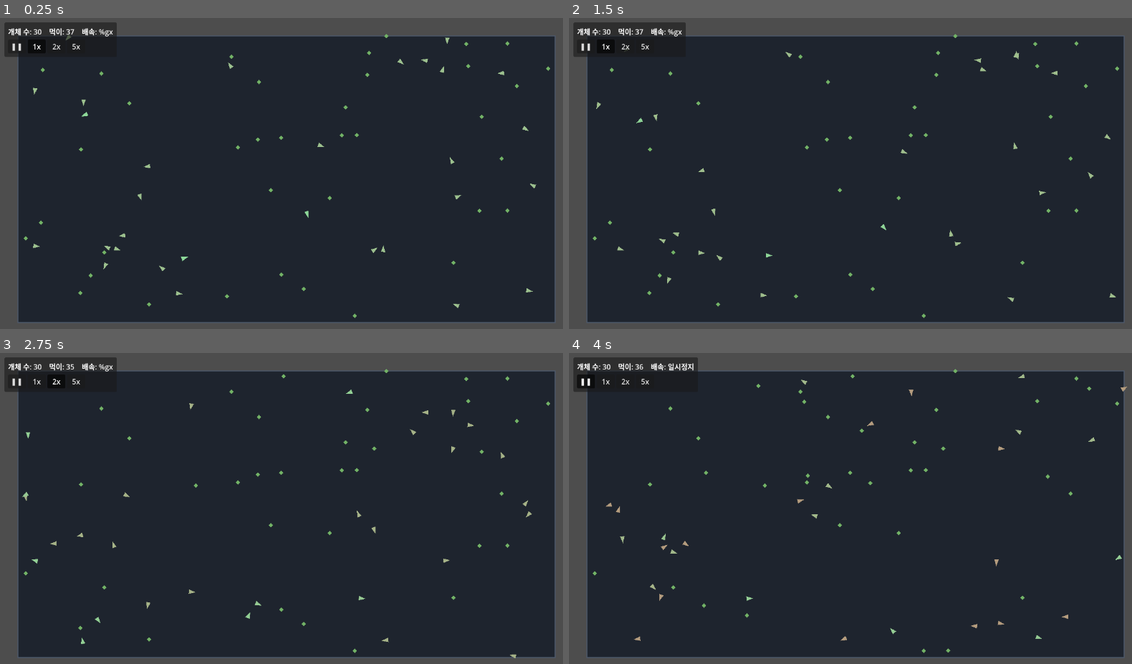
Above: before the commit, frames 1-4 (two rows, left to right).
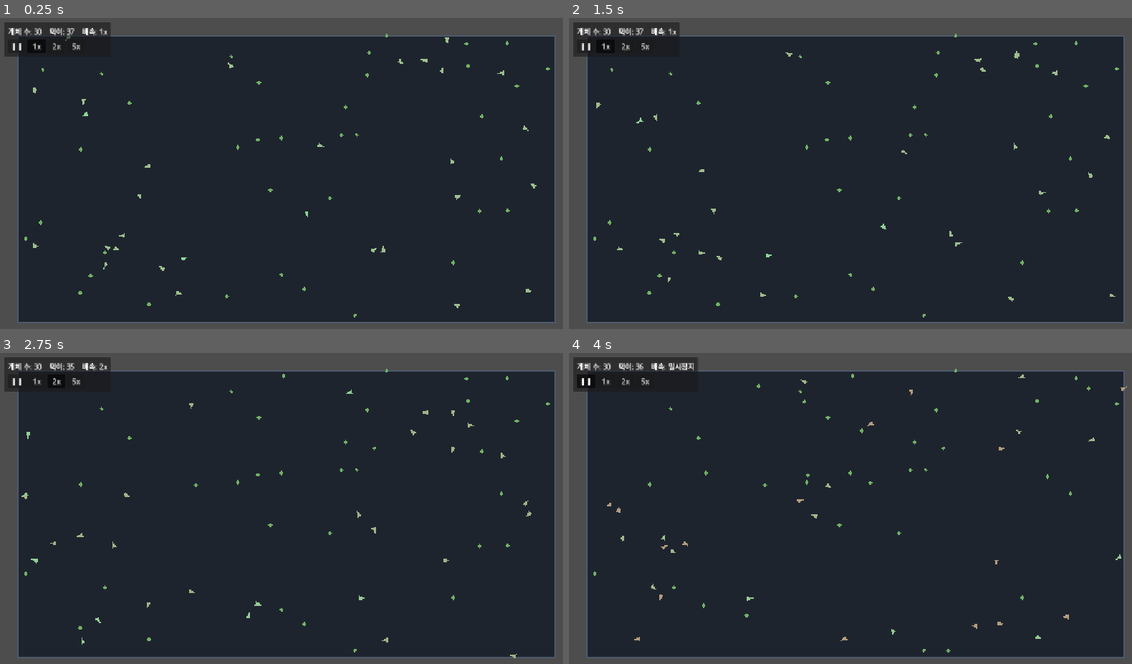
Above: after the commit, the same moments.

Repository: MoriochoRadio/mindlings
Game: Godot game, scene res://scenes/Main.tscn
The game is run twice, just before and just after one commit, with the same random seed, the same clock (stepped at 60 frames per second) and the same inputs.
Inputs:
- Up to frame 1 (0.25 s): no input
- Up to frame 2 (1.5 s): click "❚❚" at 0.5 s; click "1x" at 1.25 s
- Up to frame 3 (2.75 s): click "2x" at 2 s
- Up to frame 4 (4 s): click "5x" at 2.75 s; click "❚❚" at 3.5 s

The runs differ from the first frame. In frame 1, 0.6% of the frame differs, in the area x 0-98%, y 1-97%; in frame 2, 0.6%; in frame 3, 0.6%; in frame 4, 0.6%, in the area x 0-100%, y 1-97%.

Commit message:
fix: HUD 배속 표시 포맷 버그 및 창 크기/HiDPI 설정
- HUD: 배속 라벨이 "%gx" 문자 그대로 표시되던 버그 수정.
  GDScript의 % 포맷 연산자는 %g를 지원하지 않는다(%d/%f/%s 등만 지원) →
  정수 배속이므로 "%dx"로 변경해 "일시정지/1x/2x/5x"가 올바로 표시되게 함.
- project.godot: 실행 창이 1280x720이 아닌 크기로 뜨던 문제 대응.
  window_width/height_override로 창 크기를 1280x720으로 명시하고,
  allow_hidpi=true(DPI 인식)로 Windows 디스플레이 배율의 창 확대를 막으며,
  stretch mode=canvas_items / aspect=keep로 설계 해상도 렌더링을 보장.

Co-Authored-By: Claude Opus 4.8 (1M context) <noreply@anthropic.com>

Diff:
--- a/project.godot
+++ b/project.godot
@@ -23,6 +23,11 @@
 
 window/size/viewport_width=1280
 window/size/viewport_height=720
+window/size/window_width_override=1280
+window/size/window_height_override=720
+window/stretch/mode="canvas_items"
+window/stretch/aspect="keep"
+window/dpi/allow_hidpi=true
 
 [rendering]
 
--- a/scripts/HUD.gd
+++ b/scripts/HUD.gd
@@ -67,4 +67,5 @@
 		_buttons[i].button_pressed = is_equal_approx(SPEEDS[i]["value"], speed)
 
 func _speed_text() -> String:
-	return "일시정지" if _current_speed == 0.0 else "%gx" % _current_speed
+	# GDScript의 % 포맷은 %g를 지원하지 않는다(%d/%f/%s 등만). 정수 배속이므로 %d 사용.
+	return "일시정지" if _current_speed == 0.0 else "%dx" % int(_current_speed)
Not shown, added: scripts/Creature.gd.uid
Not shown, added: scripts/Food.gd.uid
Not shown, added: scripts/HUD.gd.uid
Not shown, added: scripts/World.gd.uid
